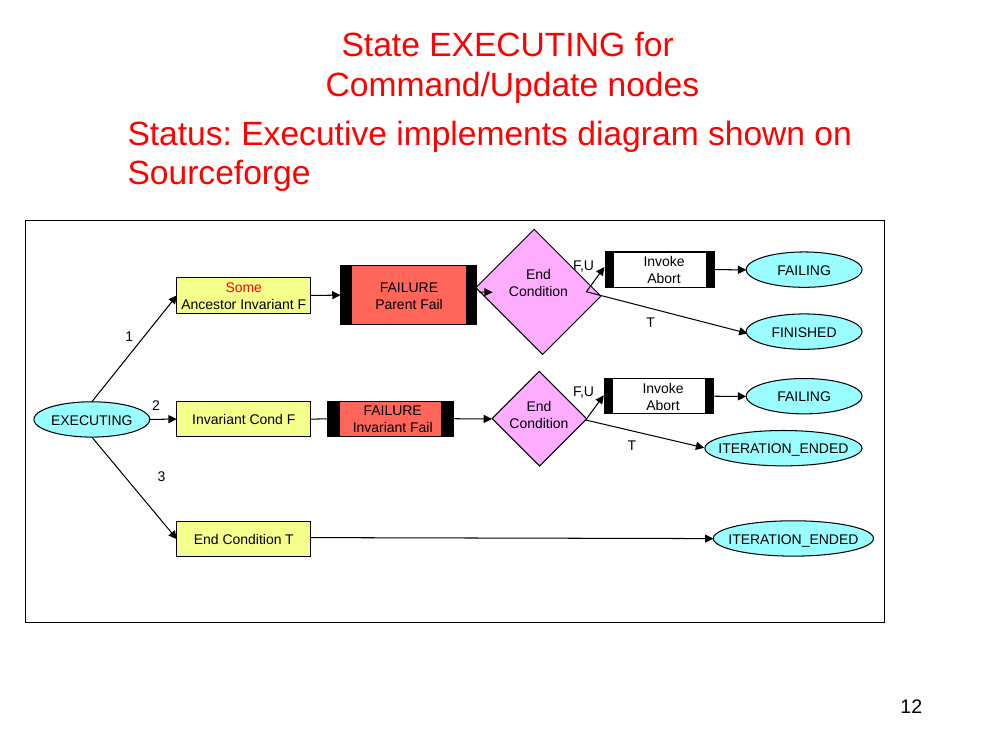
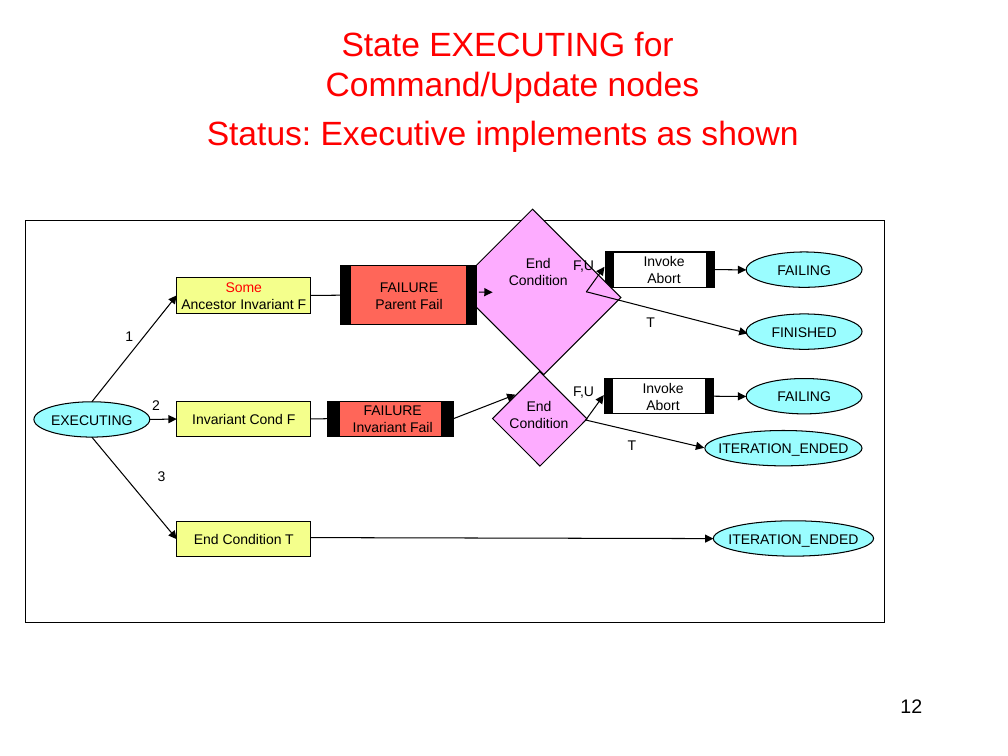
Before and after one commit to plexil-group/plexil, a slide deck: slide 12 of doc/NodeStateTransitions.ppt. Drawn at 1008x756 pixels with LibreOffice and Linux fonts; fonts in the diff are those of the drawing. Boxes give left, top, right and bottom in pixels: in the first picture for what was removed or moved away, otherwise in the second. Text is boxed around its words. In the diff, an @@ line names an element or a change of style, - is before the commit and + after.

Commit message:
Updated with current implementation status

```diff
--- a/doc/NodeStateTransitions.ppt
+++ b/doc/NodeStateTransitions.ppt
@@ text at bbox=[207, 120, 798, 152]: text changed @@
-Status: Executive implements diagram shown on Sourceforge
+Status: Executive implements as shown
@@ rectangle: place and size @@
-rectangle at bbox=[476, 230, 601, 355]
+rectangle at bbox=[456, 209, 621, 374]
@@ text "End": place and size @@
-text "End" at bbox=[509, 269, 568, 296]
+text "End" at bbox=[509, 258, 568, 285]
@@ arrow moved from (310, 295) - (341, 295) to (310, 295) - (352, 295) @@
@@ arrow moved from (454, 418) - (492, 419) to (454, 418) - (515, 394) @@
```
Also in this commit, not shown: 19 other slides changed.
